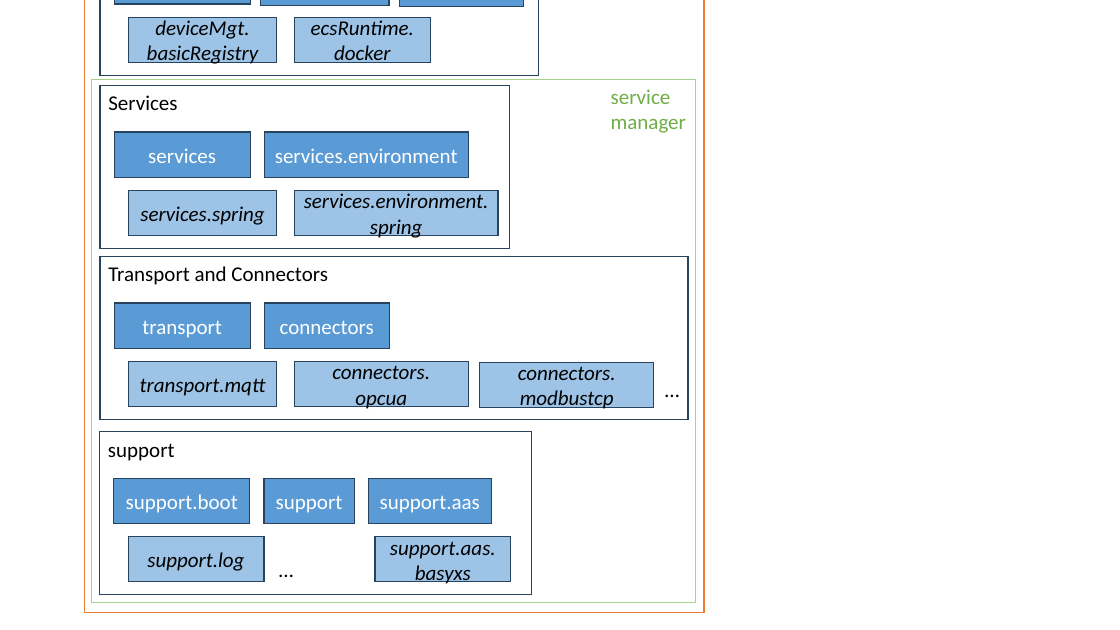
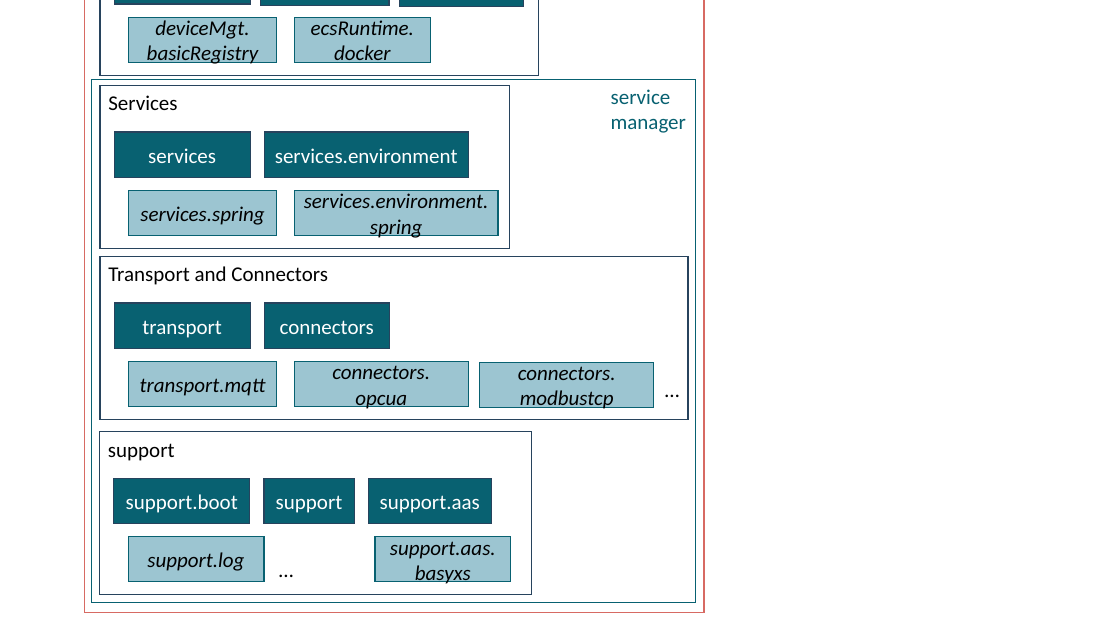
Before and after one commit to iip-ecosphere/platform, a slide deck: slide 1 of platform/documentation/src/HandbookFigures.pptx. Drawn at 1120x630 pixels with LibreOffice and Linux fonts; fonts in the diff are those of the drawing. Boxes give left, top, right and bottom in pixels: in the first picture for what was removed or moved away, otherwise in the second. Text is boxed around its words. In the diff, an @@ line names an element or a change of style, - is before the commit and + after.

```diff
--- a/platform/documentation/src/HandbookFigures.pptx
+++ b/platform/documentation/src/HandbookFigures.pptx
@@ rectangle at bbox=[84, 0, 704, 613]: outline #ED7D31 1 pt to #D76A63 1 pt @@
@@ fill #5B9BD5 to #086171 in 10 elements at bbox=[114, 303, 250, 349], bbox=[265, 303, 390, 349], bbox=[114, 478, 250, 523], bbox=[264, 478, 354, 523], bbox=[369, 478, 492, 523], bbox=[114, 132, 250, 177], bbox=[265, 132, 469, 177], bbox=[114, 0, 250, 4], bbox=[400, 0, 524, 7], bbox=[260, 0, 389, 6] @@
@@ fill #9DC3E6 to #9CC5D1; outline #28445D 1 pt to #086171 1 pt in 9 elements at bbox=[129, 361, 276, 407], bbox=[294, 361, 468, 407], bbox=[128, 537, 264, 582], bbox=[375, 537, 511, 582], bbox=[480, 362, 654, 408], bbox=[129, 191, 276, 236], bbox=[294, 191, 498, 236], bbox=[129, 18, 276, 63], bbox=[294, 18, 430, 63] @@
@@ rectangle at bbox=[92, 80, 696, 603]: outline #A9D18E 1 pt to #086171 1 pt @@
@@ text "service manager" at bbox=[611, 89, 686, 133]: text colour #70AD47 to #086171 @@
```
Also in this commit, not shown: 1 other file.
